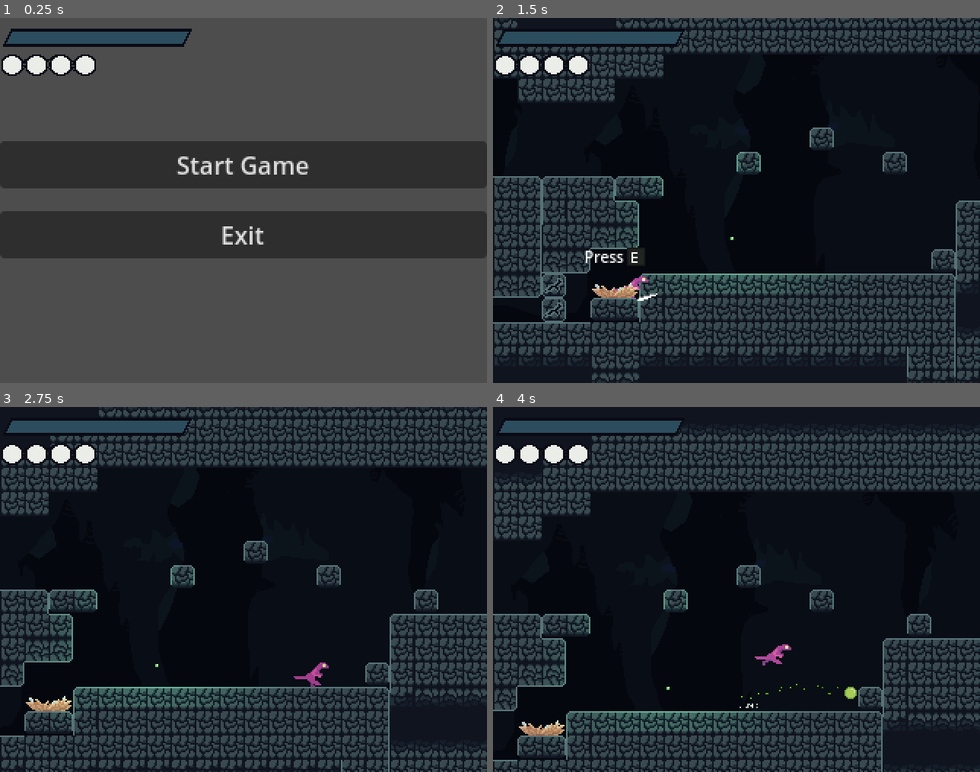
Above: before the commit, frames 1-4 (two rows, left to right).
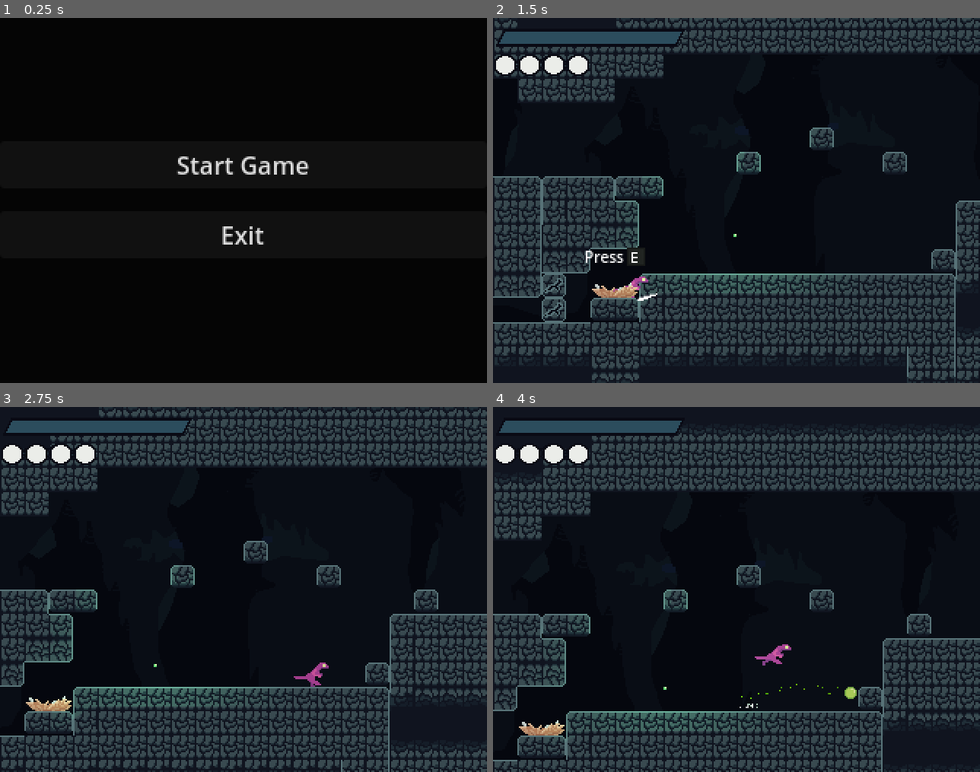
Above: after the commit, the same moments.

Repository: Liakatido/MVM19
Game: Godot game, scene res://scenes/game.tscn
Two runs of this game, one before a commit and one after it. Both use one fixed random seed, a clock stepped at 60 frames per second and the inputs below. Sound files missing from this copy of the repository are replaced by a short silence.
Inputs:
- Up to frame 1 (0.25 s): no input
- Up to frame 2 (1.5 s): click "Start Game" at 0.5 s; tap Enter (ui_accept) at 1.25 s; hold Right (right) from 1.28 s (still down); hold X (attack) from 1.28 s (still down)
- Up to frame 3 (2.75 s): keep holding Right (right); tap Z (jump) at 1.52, 2.27 s; release X (attack) at 2.03 s; tap C (dash) at 2.1 s
- Up to frame 4 (4 s): release Right (right) at 2.78 s; hold Left (left) 2.78-3.53 s; hold E (interact) 2.78-3.53 s; hold Right (right) from 3.53 s (still down); tap V (spit) at 3.6 s; tap Z (jump) at 3.77 s

The runs differ from the first frame. In frame 1, 98% of the frame differs, in the area x 0-100%, y 0-100%; in frame 2, less than 0.1%; in frame 3, less than 0.1%; in frame 4, less than 0.1%.

Commit message:
add fade transition

Diff:
--- a/project.godot
+++ b/project.godot
@@ -72,4 +72,5 @@
 [rendering]
 
 renderer/rendering_method="gl_compatibility"
+environment/defaults/default_clear_color=Color(0.0196078, 0.0196078, 0.0196078, 1)
 textures/canvas_textures/default_texture_filter=0
--- a/scenes/game.gd
+++ b/scenes/game.gd
@@ -6,6 +6,8 @@
 @onready var music = $Music
 @onready var main_menu = $MainMenu
 @onready var death_screen = get_node("%DeathScreen")
+@onready var fade = $FadeLayer
+@onready var ui_layer = $uiLayer
 
 var current_level : Level
 var last_gate : String
@@ -21,8 +23,11 @@
 	death_screen.connect("back_to_menu_triggered", reload_menu)
 
 func switch_to_level(level, gate, clean_previous : bool = true):
-	# fade
+	# fade and setup level switch
+	var to_call : Array[Callable] = [_switch_level.bind(level, gate, clean_previous), fade.end_fade]
+	fade.start_fade(to_call)
 
+func _switch_level(level, gate, clean_previous : bool = true):
 	# clean previous level
 	if clean_previous:
 		current_level.disable()
@@ -34,6 +39,8 @@
 	last_gate = gate
 	call_deferred("add_child", current_level)
 	play_song("normal")
+
+	ui_layer.show()
 
 func load_game():
 	# hardcoded save state
@@ -69,6 +76,7 @@
 	death_screen.show_death_screen()
 
 func reload_menu():
+	ui_layer.hide()
 	current_level.disable()
 	main_menu.show()
 
--- a/scenes/game.tscn
+++ b/scenes/game.tscn
@@ -12,7 +12,9 @@
 [ext_resource type="Texture2D" uid="uid://d6tx6vy6hldy" path="res://assets/player.png" id="9_ss3gf"]
 [ext_resource type="PackedScene" uid="uid://bbibb01cxsmf2" path="res://scenes/menus/death_menu.tscn" id="10_oru0b"]
 [ext_resource type="Script" path="res://scenes/menus/uieffects.gd" id="12_kvig5"]
+[ext_resource type="Script" path="res://scenes/menus/fade.gd" id="13_11lqh"]
 [ext_resource type="AudioStream" uid="uid://d1ovl0wcsqv38" path="res://assets/songs/raptor1.ogg" id="13_lb5cu"]
+[ext_resource type="Texture2D" uid="uid://cwa8t74imns3p" path="res://assets/fade.png" id="13_vwky2"]
 
 [node name="Game" type="Node"]
 script = ExtResource("1_bvgdj")
@@ -20,6 +22,7 @@
 [node name="MainMenu" parent="." instance=ExtResource("1_8whak")]
 
 [node name="uiLayer" type="CanvasLayer" parent="."]
+visible = false
 script = ExtResource("3_gyt4w")
 
 [node name="uiMargins" type="MarginContainer" parent="uiLayer"]
@@ -125,5 +128,17 @@
 mouse_filter = 2
 texture = ExtResource("8_6y1yu")
 
+[node name="FadeLayer" type="CanvasLayer" parent="."]
+layer = 2
+script = ExtResource("13_11lqh")
+fade_time = 0.2
+
+[node name="TextureRect" type="TextureRect" parent="FadeLayer"]
+visible = false
+modulate = Color(0, 0, 0, 1)
+offset_right = 40.0
+offset_bottom = 40.0
+texture = ExtResource("13_vwky2")
+
 [node name="Music" type="AudioStreamPlayer" parent="."]
 stream = ExtResource("13_lb5cu")
--- /dev/null
+++ b/scenes/menus/fade.gd
@@ -0,0 +1,26 @@
+extends CanvasLayer
+
+@onready var texture = $TextureRect
+
+@export var fade_time : float
+
+func start_fade(callbacks : Array[Callable]):
+	var w : float = ProjectSettings.get("display/window/size/viewport_width")
+	var h : float = ProjectSettings.get("display/window/size/viewport_height")
+	var background_color : Color = ProjectSettings.get("rendering/environment/defaults/default_clear_color")
+	texture.size = Vector2(3*w, h)
+	texture.position = Vector2(-3*w, 0)
+	texture.modulate = background_color
+	texture.show()
+
+	var tween = create_tween()
+	tween.tween_property(texture, "position", Vector2(-1*w,0), fade_time)
+	for cback in callbacks:
+		tween.tween_callback(cback)
+
+func end_fade():
+	var w : float = ProjectSettings.get("display/window/size/viewport_width")
+
+	var tween = create_tween()
+	tween.tween_property(texture, "position", Vector2(w,0), fade_time)
+	tween.tween_callback(texture.hide)
Binary file added: assets/fade.png
Not shown, added: assets/fade.png.import
Not shown: 1 places in scenes/game.tscn that only renumber resources
